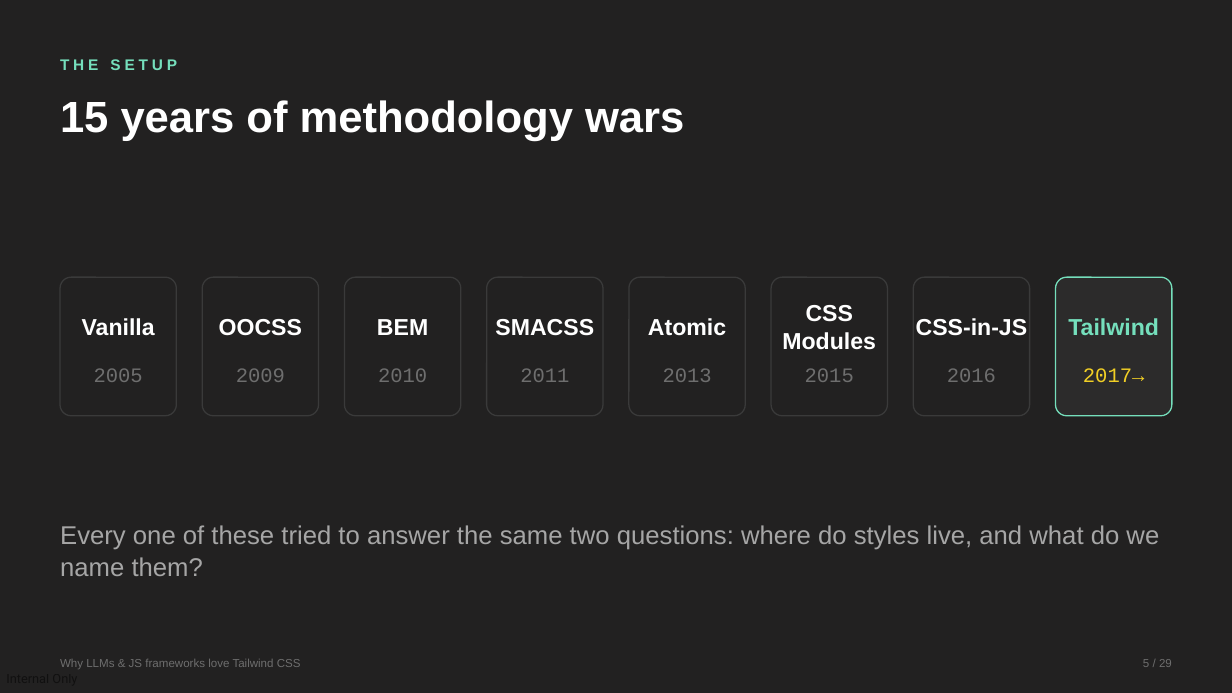
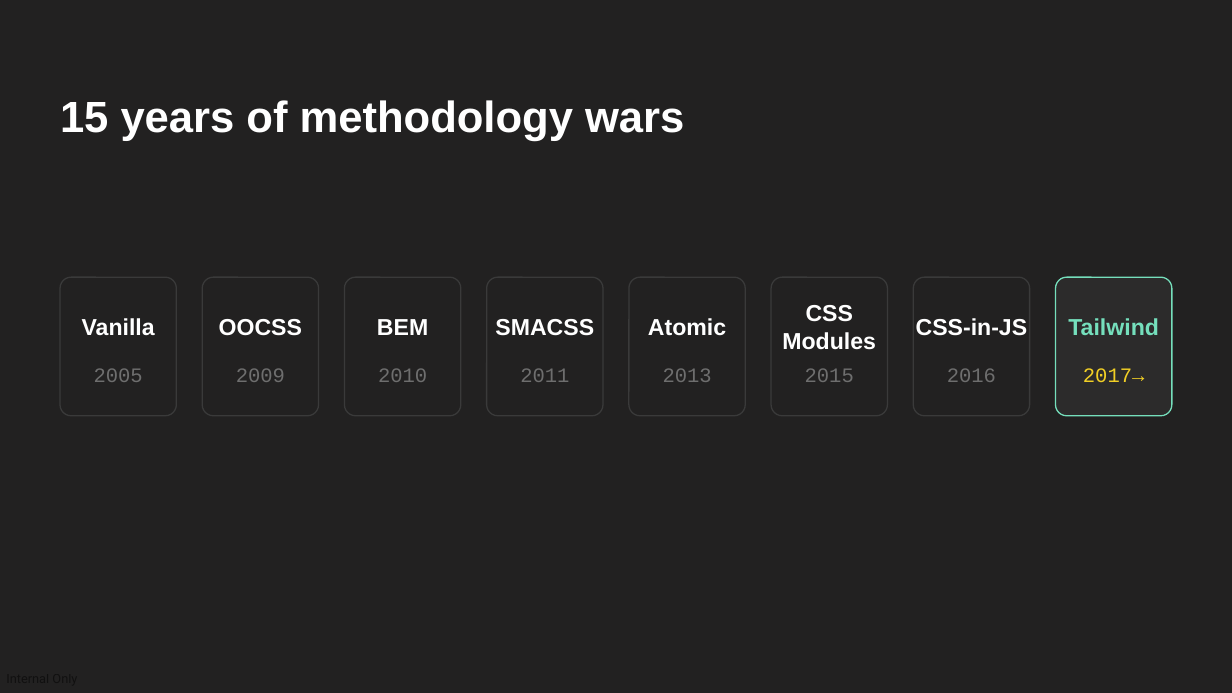
Before and after one commit to devlinduldulao/llm-loves-tailwind-and-js, a slide deck: slide 5 of why-llms-love-tailwind-conf.pptx. Drawn at 1232x693 pixels with LibreOffice and Linux fonts; fonts in the diff are those of the drawing. Boxes give left, top, right and bottom in pixels: in the first picture for what was removed or moved away, otherwise in the second. Text is boxed around its words. In the diff, an @@ line names an element or a change of style, - is before the commit and + after.

```diff
--- a/why-llms-love-tailwind-conf.pptx
+++ b/why-llms-love-tailwind-conf.pptx
@@ text removed at [60, 59, 177, 70] @@
-THE SETUP
@@ text removed at [60, 525, 1159, 576] @@
-Every one of these tried to answer the same two questions: where do styles live, and what do we name them?
@@ text removed at [60, 659, 301, 669] @@
-Why LLMs & JS frameworks love Tailwind CSS
@@ text removed at [1143, 659, 1172, 667] @@
-5 / 29
```
Also in this commit, not shown: 26 other slides changed.
